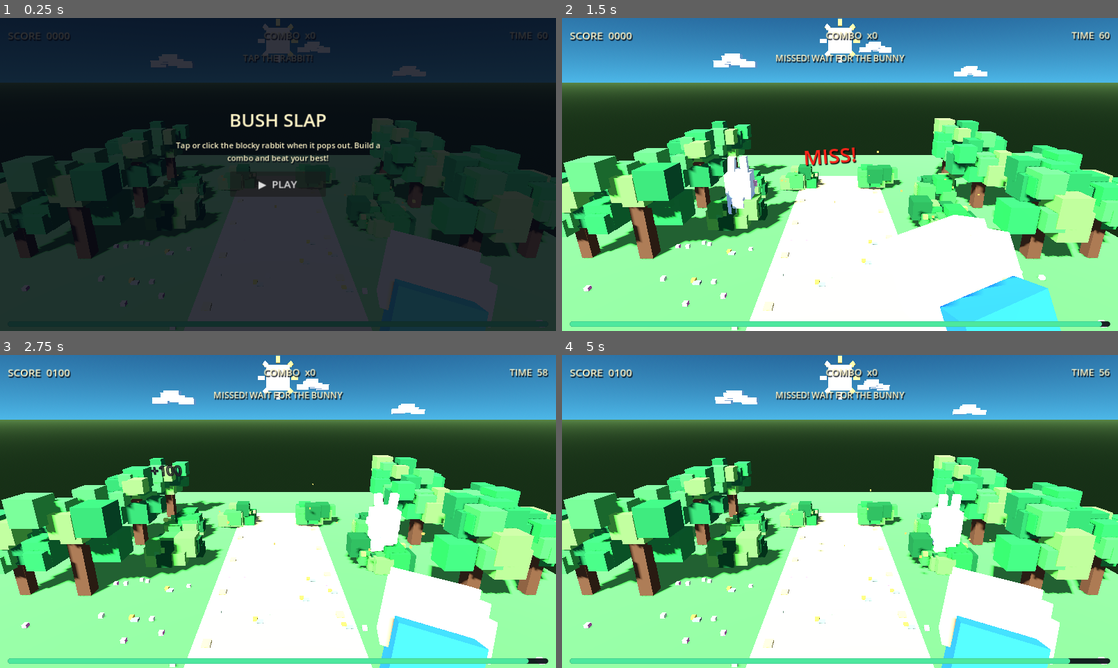
Above: before the commit, frames 1-4 (two rows, left to right).
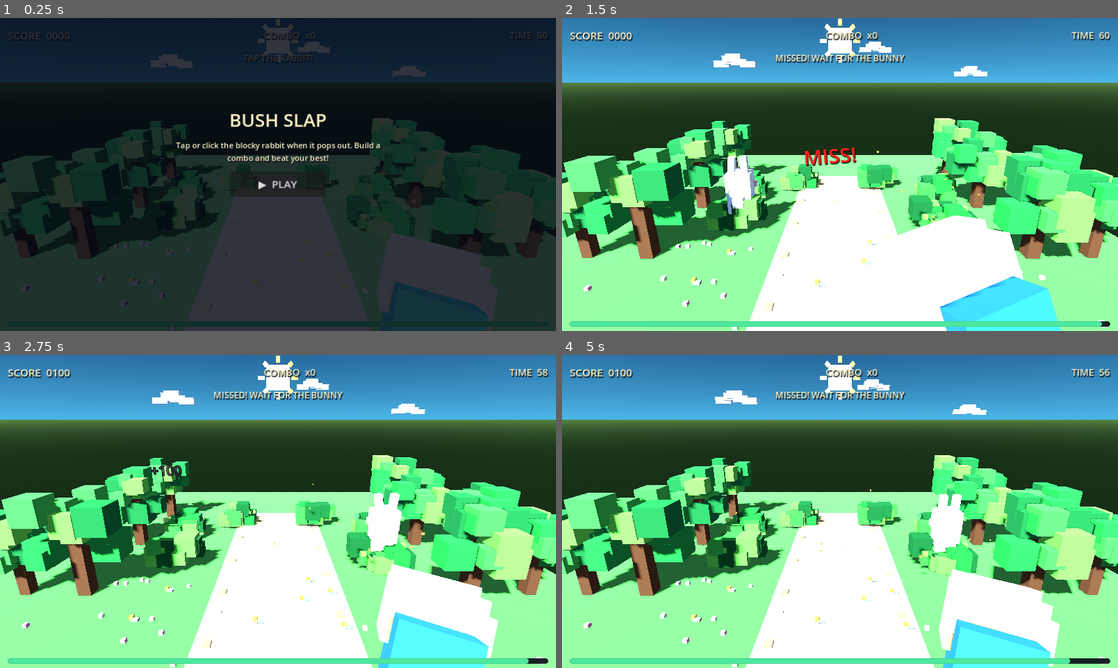
Above: after the commit, the same moments.

Repository: shaquib01/bush-slap
Game: Godot game, scene res://scenes/main.tscn
Two runs of this game, one before a commit and one after it. Both use one fixed random seed, a clock stepped at 60 frames per second and the inputs below.
Inputs (mouse positions are in pixels of both pictures, inside the frame that each line leads up to):
- Up to frame 1 (0.25 s): no input
- Up to frame 2 (1.5 s): click "▶ PLAY" at 0.5 s; tap Enter at 1.25, 1.35 s; move the mouse to (962, 158) at 1.27 s; click (962, 158) at 1.42 s
- Up to frame 3 (2.75 s): tap Space at 1.52, 2.27 s; move the mouse to (166, 527) at 2.02 s; tap Keypad Enter at 2.1 s; click (166, 527) at 2.17 s
- Up to frame 4 (5 s): move the mouse to (895, 442) at 2.77 s; tap Enter at 2.85, 4.35 s; click (895, 442) at 2.92 s; move the mouse to (812, 574) at 3.52 s; tap Keypad Enter at 3.6 s; click (812, 574) at 3.67 s; tap Space at 3.77, 4.52 s; move the mouse to (1006, 558) at 4.27 s; click (1006, 558) at 4.42 s

The runs differ from the first frame. In frame 1, 0.3% of the frame differs, in the area x 69-88%, y 67-97%; in frame 2, 0.1%; in frame 3, 0.6%; in frame 4, 0.6%, in the area x 67-90%, y 67-100%.

Commit message:
Add subtle first-person idle hand animation

Diff:
--- a/godot/scripts/main.gd
+++ b/godot/scripts/main.gd
@@ -72,6 +72,11 @@
 			mote.position = origin + Vector3(sin(ambient_time * 0.8 + float(i)) * 0.18, sin(ambient_time * 1.35 + float(i) * 1.7) * 0.16, cos(ambient_time * 0.65 + float(i)) * 0.12)
 			var pulse := 0.75 + 0.25 * sin(ambient_time * 2.0 + float(i))
 			mote.scale = Vector3.ONE * pulse
+	# Subtle first-person idle breathing keeps the foreground hand from feeling static.
+	# The slap tween owns the hand while swinging, so these offsets never fight the impact animation.
+	if slap_hand and is_instance_valid(slap_hand) and not hand_swinging:
+		slap_hand.position = hand_rest_position + Vector3(0.0, sin(ambient_time * 1.35) * 0.018, 0.0)
+		slap_hand.rotation_degrees = Vector3(-8.0 + sin(ambient_time * 1.1) * 0.7, -16.0, -12.0 + sin(ambient_time * 0.9) * 1.1)
 	if playing:
 		round_time -= delta
 		spawn_timer -= delta
